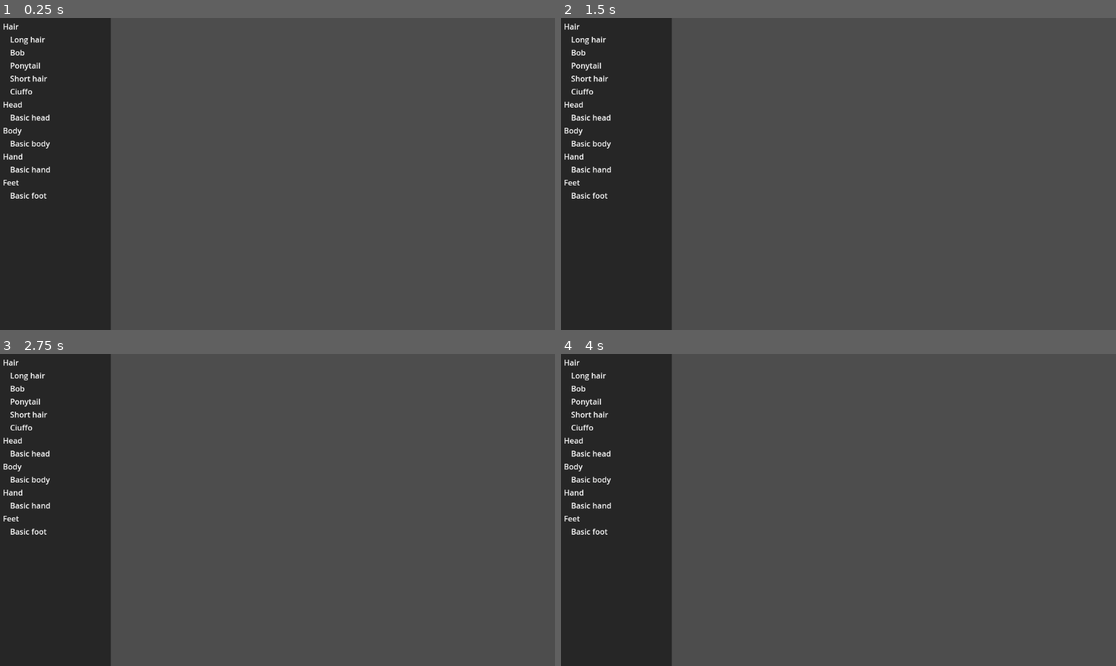
Above: before the commit, frames 1-4 (two rows, left to right).
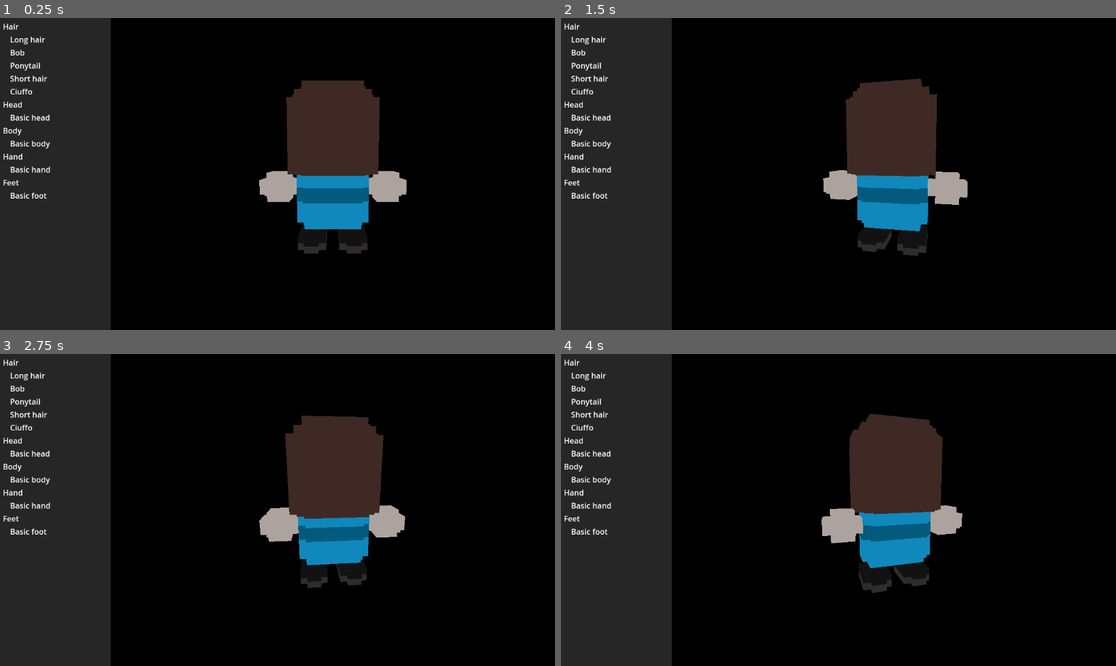
Above: after the commit, the same moments.

Repository: Soarex/Maras-adventure-online
Game: Godot game, scene res://scenes/character_customization.tscn
The game is run twice, just before and just after one commit, with the same random seed, the same clock (stepped at 60 frames per second) and the same inputs. This scene is started directly instead of the project's main scene.
Inputs (mouse positions are in pixels of both pictures, inside the frame that each line leads up to):
- Up to frame 1 (0.25 s): no input
- Up to frame 2 (1.5 s): tap Enter at 0.5 s; move the mouse to (960, 158) at 0.52 s; hold D (move_right) 0.53-1.28 s; click (960, 158) at 0.6 s; tap Space (jump) at 0.77, 1.25 s; move the mouse to (727, 189) at 1.27 s; hold S (move_back) from 1.28 s (still down); tap Shift (sprint) at 1.35 s; click (727, 189) at 1.42 s
- Up to frame 3 (2.75 s): tap Space (jump) at 1.52 s; tap Enter at 2 s; move the mouse to (333, 441) at 2.02 s; release S (move_back) at 2.03 s; hold D (move_right) from 2.03 s (still down); click (333, 441) at 2.1 s
- Up to frame 4 (4 s): tap Space (jump) at 2.75, 3.02, 3.77 s; move the mouse to (810, 572) at 2.77 s; release D (move_right) at 2.78 s; hold W (move_forward) 2.78-3.53 s; tap Shift (sprint) at 2.85 s; click (810, 572) at 2.92 s; tap Enter at 3.5 s; move the mouse to (1005, 556) at 3.52 s; hold A (move_left) from 3.53 s (still down); click (1005, 556) at 3.6 s

The runs differ from the first frame. In frame 1, 80% of the frame differs, in the area x 19-100%, y 0-100%; in frame 2, 80%; in frame 3, 80%; in frame 4, 80%.

Commit message:
Added character viewport to customization screen

Diff:
--- a/scenes/character_customization.tscn
+++ b/scenes/character_customization.tscn
@@ -1,11 +1,30 @@
-[gd_scene load_steps=5 format=3 uid="uid://bhrd8kktpsqaw"]
+[gd_scene load_steps=19 format=3 uid="uid://bhrd8kktpsqaw"]
 
 [ext_resource type="Theme" uid="uid://bbi2cgvrophxf" path="res://resources/ui_theme.tres" id="1_cp2k5"]
-[ext_resource type="Script" path="res://scenes/character_customization_screen.gd" id="1_mcbaj"]
+[ext_resource type="Script" path="res://scripts/character_part_selector.gd" id="1_fy0e6"]
 [ext_resource type="Resource" uid="uid://b405ue2ah7hku" path="res://resources/character_customization/character_customization_data.tres" id="2_uv4pq"]
+[ext_resource type="PackedScene" uid="uid://cwtg7ry4qh2gk" path="res://models/character/skeleton.glb" id="4_4i7e5"]
+[ext_resource type="PackedScene" uid="uid://b2b2ujij0gqg4" path="res://models/character/hair_01.gltf" id="5_g7glv"]
+[ext_resource type="PackedScene" uid="uid://cbtggxabm1us8" path="res://models/character/hair_02.gltf" id="6_klt6m"]
+[ext_resource type="PackedScene" uid="uid://313jdsluauoo" path="res://models/character/hair_03.gltf" id="7_7ncxs"]
+[ext_resource type="PackedScene" uid="uid://c6d3xslhdase1" path="res://models/character/hair_04.gltf" id="8_nrabm"]
+[ext_resource type="PackedScene" uid="uid://dantplraqhl2c" path="res://models/character/hair_05.gltf" id="9_gn8tm"]
+[ext_resource type="PackedScene" uid="uid://c1uojvj4o87ml" path="res://models/character/head_01.gltf" id="10_gnal5"]
+[ext_resource type="PackedScene" uid="uid://c6557u3g3tni4" path="res://models/character/body_01.gltf" id="11_edev0"]
+[ext_resource type="PackedScene" uid="uid://dppq0g48atmab" path="res://models/character/hand_01.gltf" id="12_aa2xq"]
+[ext_resource type="PackedScene" uid="uid://71x5wlvqo68y" path="res://models/character/foot_01.gltf" id="13_0tm3m"]
+[ext_resource type="Material" uid="uid://b7w8010tceypg" path="res://resources/run-particles.tres" id="14_x0gpm"]
+[ext_resource type="Script" path="res://scripts/player/spring_arm.gd" id="15_feeqk"]
 
 [sub_resource type="StyleBoxFlat" id="StyleBoxFlat_2tk58"]
 bg_color = Color(0, 0, 0, 0.498039)
+
+[sub_resource type="SphereMesh" id="SphereMesh_eovla"]
+
+[sub_resource type="Environment" id="Environment_gchmh"]
+background_mode = 1
+ambient_light_source = 2
+ambient_light_color = Color(0.74902, 0.74902, 0.74902, 1)
 
 [node name="Control" type="Control"]
 layout_mode = 3
@@ -16,8 +35,8 @@
 grow_vertical = 2
 size_flags_horizontal = 3
 size_flags_vertical = 3
-script = ExtResource("1_mcbaj")
-character_customization_data = ExtResource("2_uv4pq")
+metadata/_edit_vertical_guides_ = []
+metadata/_edit_horizontal_guides_ = []
 
 [node name="HSplitContainer" type="HSplitContainer" parent="."]
 layout_mode = 1
@@ -46,6 +65,8 @@
 [node name="PartOptions" type="VBoxContainer" parent="HSplitContainer/LeftPanel/MarginContainer"]
 layout_mode = 2
 theme = ExtResource("1_cp2k5")
+script = ExtResource("1_fy0e6")
+character_customization_data = ExtResource("2_uv4pq")
 
 [node name="HairTitle" type="RichTextLabel" parent="HSplitContainer/LeftPanel/MarginContainer/PartOptions"]
 layout_mode = 2
@@ -108,5 +129,124 @@
 [node name="FeetOptions" type="VBoxContainer" parent="HSplitContainer/LeftPanel/MarginContainer/PartOptions/FeetOptionMargin"]
 layout_mode = 2
 
-[node name="CharacterViewport" type="TextureRect" parent="HSplitContainer"]
-layout_mode = 2
+[node name="SubViewportContainer" type="SubViewportContainer" parent="HSplitContainer"]
+layout_mode = 2
+
+[node name="SubViewport" type="SubViewport" parent="HSplitContainer/SubViewportContainer"]
+handle_input_locally = false
+size = Vector2i(922, 648)
+render_target_update_mode = 4
+
+[node name="Player" type="CharacterBody3D" parent="HSplitContainer/SubViewportContainer/SubViewport"]
+
+[node name="Character" parent="HSplitContainer/SubViewportContainer/SubViewport/Player" instance=ExtResource("4_4i7e5")]
+
+[node name="Armature" parent="HSplitContainer/SubViewportContainer/SubViewport/Player/Character" index="0"]
+transform = Transform3D(-1, 0, -8.74228e-08, 0, 1, 0, 8.74228e-08, 0, -1, 0, 0, 0)
+
+[node name="Hair" type="BoneAttachment3D" parent="HSplitContainer/SubViewportContainer/SubViewport/Player/Character/Armature/Skeleton3D" index="0"]
+transform = Transform3D(1, -2.21545e-10, 0, 2.21545e-10, 1, -3.6053e-14, 0, 1.20661e-16, 1, -0.00237339, 1.05901, 1.04595e-07)
+bone_name = "Head"
+bone_idx = 4
+
+[node name="Transform" type="Node3D" parent="HSplitContainer/SubViewportContainer/SubViewport/Player/Character/Armature/Skeleton3D/Hair"]
+transform = Transform3D(1, 0, 0, 0, 1, 0, 0, 0, 1, 0.000509031, 0.529077, -0.000797987)
+
+[node name="hair_01" parent="HSplitContainer/SubViewportContainer/SubViewport/Player/Character/Armature/Skeleton3D/Hair/Transform" instance=ExtResource("5_g7glv")]
+
+[node name="hair_02" parent="HSplitContainer/SubViewportContainer/SubViewport/Player/Character/Armature/Skeleton3D/Hair/Transform" instance=ExtResource("6_klt6m")]
+transform = Transform3D(1, -1.22418e-23, 0, -3.15355e-21, 1, 0, 0, 0, 1, -0.000509031, -0.00123107, 0.000797987)
+visible = false
+
+[node name="hair_03" parent="HSplitContainer/SubViewportContainer/SubViewport/Player/Character/Armature/Skeleton3D/Hair/Transform" instance=ExtResource("7_7ncxs")]
+transform = Transform3D(1, -1.22418e-23, 0, -3.15355e-21, 1, 0, 0, 0, 1, -0.000509031, -0.00123107, 0.000797987)
+visible = false
+
+[node name="hair_04" parent="HSplitContainer/SubViewportContainer/SubViewport/Player/Character/Armature/Skeleton3D/Hair/Transform" instance=ExtResource("8_nrabm")]
+transform = Transform3D(1, -1.22418e-23, 0, -3.15355e-21, 1, 0, 0, 0, 1, -0.000509031, -0.00123107, 0.000797987)
+visible = false
+
+[node name="hair_05" parent="HSplitContainer/SubViewportContainer/SubViewport/Player/Character/Armature/Skeleton3D/Hair/Transform" instance=ExtResource("9_gn8tm")]
+transform = Transform3D(1, -1.22418e-23, 0, -3.15355e-21, 1, 0, 0, 0, 1, -0.000509031, -0.00123107, 0.000797987)
+visible = false
+
+[node name="Head" type="BoneAttachment3D" parent="HSplitContainer/SubViewportContainer/SubViewport/Player/Character/Armature/Skeleton3D" index="1"]
+transform = Transform3D(1, -2.21545e-10, 0, 2.21545e-10, 1, -3.6053e-14, 0, 1.20661e-16, 1, -0.00237339, 1.05901, 1.04595e-07)
+bone_name = "Head"
+bone_idx = 4
+
+[node name="Transform" type="Node3D" parent="HSplitContainer/SubViewportContainer/SubViewport/Player/Character/Armature/Skeleton3D/Head"]
+transform = Transform3D(1, 0, 0, 0, 1, 0, 0, 0, 1, 2.32831e-10, 0.527846, 0)
+
+[node name="head_01" parent="HSplitContainer/SubViewportContainer/SubViewport/Player/Character/Armature/Skeleton3D/Head/Transform" instance=ExtResource("10_gnal5")]
+
+[node name="Body" type="BoneAttachment3D" parent="HSplitContainer/SubViewportContainer/SubViewport/Player/Character/Armature/Skeleton3D" index="2"]
+transform = Transform3D(1, 2.84544e-10, 2.38419e-07, -2.84544e-10, 1, -3.60002e-14, -2.38419e-07, 0, 1, 0, 0.271337, 0)
+bone_name = "Body"
+bone_idx = 1
+
+[node name="Transform" type="Node3D" parent="HSplitContainer/SubViewportContainer/SubViewport/Player/Character/Armature/Skeleton3D/Body"]
+transform = Transform3D(1, 4.86974e-34, 0, -8.56694e-21, 1, 0, 0, -2.04252e-27, 1, -6.93889e-18, 1.329, -9.92617e-24)
+
+[node name="body_01" parent="HSplitContainer/SubViewportContainer/SubViewport/Player/Character/Armature/Skeleton3D/Body/Transform" instance=ExtResource("11_edev0")]
+
+[node name="LeftHand" type="BoneAttachment3D" parent="HSplitContainer/SubViewportContainer/SubViewport/Player/Character/Armature/Skeleton3D" index="3"]
+transform = Transform3D(1, 2.38419e-07, -1.50996e-07, -1.50996e-07, -3.60002e-14, -1, -2.38419e-07, 1, 3.59324e-14, 0.534013, 0.649523, -0.101297)
+bone_name = "Hand.L"
+bone_idx = 2
+
+[node name="Transform" type="Node3D" parent="HSplitContainer/SubViewportContainer/SubViewport/Player/Character/Armature/Skeleton3D/LeftHand"]
+transform = Transform3D(1, -2.8431e-15, 0, 0, 1.19249e-08, 1, -8.07793e-28, -1, 1.19249e-08, 0.964617, 0.0528166, -0.957391)
+
+[node name="hand_01" parent="HSplitContainer/SubViewportContainer/SubViewport/Player/Character/Armature/Skeleton3D/LeftHand/Transform" instance=ExtResource("12_aa2xq")]
+
+[node name="RightHand" type="BoneAttachment3D" parent="HSplitContainer/SubViewportContainer/SubViewport/Player/Character/Armature/Skeleton3D" index="4"]
+transform = Transform3D(1, 2.38419e-07, -1.50996e-07, -1.50996e-07, -3.60002e-14, -1, -2.38419e-07, 1, 3.59324e-14, -0.553, 0.649523, -0.101297)
+bone_name = "Hand.R"
+bone_idx = 3
+
+[node name="Transform" type="Node3D" parent="HSplitContainer/SubViewportContainer/SubViewport/Player/Character/Armature/Skeleton3D/RightHand"]
+transform = Transform3D(1, -2.8431e-15, 0, 0, 1.19249e-08, 1, -8.07793e-28, -1, 1.19249e-08, 0.551673, 0.0528166, -0.957391)
+
+[node name="hand_01" parent="HSplitContainer/SubViewportContainer/SubViewport/Player/Character/Armature/Skeleton3D/RightHand/Transform" instance=ExtResource("12_aa2xq")]
+
+[node name="LeftFoot" type="BoneAttachment3D" parent="HSplitContainer/SubViewportContainer/SubViewport/Player/Character/Armature/Skeleton3D" index="5"]
+transform = Transform3D(1, 0, -1.50996e-07, -1.50996e-07, 0, -1, 0, 1, 0, 0.289554, 0.108391, -0.0850061)
+bone_name = "Foot.L"
+bone_idx = 6
+
+[node name="Transform" type="Node3D" parent="HSplitContainer/SubViewportContainer/SubViewport/Player/Character/Armature/Skeleton3D/LeftFoot"]
+transform = Transform3D(1, 0, 0, 0, -4.37114e-08, 1, 0, -1, -4.37114e-08, 0.408894, 0.178666, -1.48968)
+
+[node name="foot_01" parent="HSplitContainer/SubViewportContainer/SubViewport/Player/Character/Armature/Skeleton3D/LeftFoot/Transform" instance=ExtResource("13_0tm3m")]
+
+[node name="RightFoot" type="BoneAttachment3D" parent="HSplitContainer/SubViewportContainer/SubViewport/Player/Character/Armature/Skeleton3D" index="6"]
+transform = Transform3D(1, 0, -1.50996e-07, -1.50996e-07, 0, -1, 0, 1, 0, -0.299047, 0.108391, -0.0850061)
+bone_name = "Foot.R"
+bone_idx = 5
+
+[node name="Transform" type="Node3D" parent="HSplitContainer/SubViewportContainer/SubViewport/Player/Character/Armature/Skeleton3D/RightFoot"]
+transform = Transform3D(1, 0, 0, 0, -4.37114e-08, 1, 0, -1, -4.37114e-08, 0.407477, 0.178666, -1.49251)
+
+[node name="foot_01" parent="HSplitContainer/SubViewportContainer/SubViewport/Player/Character/Armature/Skeleton3D/RightFoot/Transform" instance=ExtResource("13_0tm3m")]
+
+[node name="ParticleSystem" type="GPUParticles3D" parent="HSplitContainer/SubViewportContainer/SubViewport/Player/Character"]
+transform = Transform3D(1, 0, 0, 0, 0.86864, 0.495443, 0, -0.495443, 0.86864, 0, 0.116937, 0.310255)
+emitting = false
+amount = 30
+process_material = ExtResource("14_x0gpm")
+draw_pass_1 = SubResource("SphereMesh_eovla")
+
+[node name="CameraArm" type="SpringArm3D" parent="HSplitContainer/SubViewportContainer/SubViewport/Player"]
+transform = Transform3D(1, 0, 0, 0, 1, 0, 0, 0, 1, 0, 1.06805, 0)
+collision_mask = 0
+spring_length = 3.0
+margin = 0.1
+script = ExtResource("15_feeqk")
+
+[node name="Camera" type="Camera3D" parent="HSplitContainer/SubViewportContainer/SubViewport/Player/CameraArm"]
+
+[node name="WorldEnvironment" type="WorldEnvironment" parent="HSplitContainer/SubViewportContainer/SubViewport"]
+environment = SubResource("Environment_gchmh")
+
+[editable path="HSplitContainer/SubViewportContainer/SubViewport/Player/Character"]
--- a/scenes/character_customization_screen.gd
+++ /dev/null
@@ -1,46 +0,0 @@
-extends Control
-
-@export var character_customization_data: CharacterCustomizationData
-
-@onready var hair_options_container: VBoxContainer = $HSplitContainer/LeftPanel/MarginContainer/PartOptions/HairOptionMargin/HairOptions
-@onready var head_options_container: VBoxContainer = $HSplitContainer/LeftPanel/MarginContainer/PartOptions/HeadOptionMargin/HeadOptions
-@onready var body_options_container: VBoxContainer = $HSplitContainer/LeftPanel/MarginContainer/PartOptions/BodyOptionMargin/BodyOptions
-@onready var hand_options_container: VBoxContainer = $HSplitContainer/LeftPanel/MarginContainer/PartOptions/HandOptionMargin/HandOptions
-@onready var foot_options_container: VBoxContainer = $HSplitContainer/LeftPanel/MarginContainer/PartOptions/FeetOptionMargin/FeetOptions
-
-
-func _ready():
-	for hair in character_customization_data.hairs:
-		var entry := Label.new()
-		entry.text = hair.name
-		#entry.data = null
-
-		hair_options_container.add_child(entry)
-
-	for head in character_customization_data.heads:
-		var entry := Label.new()
-		entry.text = head.name
-		#entry.data = null
-
-		head_options_container.add_child(entry)
-
-	for body in character_customization_data.bodies:
-		var entry := Label.new()
-		entry.text = body.name
-		#entry.data = null
-
-		body_options_container.add_child(entry)
-
-	for hand in character_customization_data.hands:
-		var entry := Label.new()
-		entry.text = hand.name
-		#entry.data = null
-
-		hand_options_container.add_child(entry)
-
-	for foot in character_customization_data.feet:
-		var entry := Label.new()
-		entry.text = foot.name
-		#entry.data = "Test"
-
-		foot_options_container.add_child(entry)
--- /dev/null
+++ b/scripts/character_part_selector.gd
@@ -0,0 +1,71 @@
+class_name CharacterPartSelector
+extends VBoxContainer
+
+@export var character_customization_data: CharacterCustomizationData
+
+@onready var hair_options_container: VBoxContainer = $HairOptionMargin/HairOptions
+@onready var head_options_container: VBoxContainer = $HeadOptionMargin/HeadOptions
+@onready var body_options_container: VBoxContainer = $BodyOptionMargin/BodyOptions
+@onready var hand_options_container: VBoxContainer = $HandOptionMargin/HandOptions
+@onready var foot_options_container: VBoxContainer = $FeetOptionMargin/FeetOptions
+
+
+func _ready():
+	for hair in character_customization_data.hairs:
+		var entry := Label.new()
+		entry.text = hair.name
+
+		entry.mouse_filter = Control.MOUSE_FILTER_PASS
+		entry.gui_input.connect(func(event):
+			if(event is InputEventMouseButton && event.pressed && event.button_index == 1):
+				on_part_selected(hair))
+
+		hair_options_container.add_child(entry)
+
+	for head in character_customization_data.heads:
+		var entry := Label.new()
+		entry.text = head.name
+
+		entry.mouse_filter = Control.MOUSE_FILTER_PASS
+		entry.gui_input.connect(func(event):
+			if(event is InputEventMouseButton && event.pressed && event.button_index == 1):
+				on_part_selected(head))
+
+		head_options_container.add_child(entry)
+
+	for body in character_customization_data.bodies:
+		var entry := Label.new()
+		entry.text = body.name
+
+		entry.mouse_filter = Control.MOUSE_FILTER_PASS
+		entry.gui_input.connect(func(event):
+			if(event is InputEventMouseButton && event.pressed && event.button_index == 1):
+				on_part_selected(body))
+
+		body_options_container.add_child(entry)
+
+	for hand in character_customization_data.hands:
+		var entry := Label.new()
+		entry.text = hand.name
+
+		entry.mouse_filter = Control.MOUSE_FILTER_PASS
+		entry.gui_input.connect(func(event):
+			if(event is InputEventMouseButton && event.pressed && event.button_index == 1):
+				on_part_selected(hand))
+
+		hand_options_container.add_child(entry)
+
+	for foot in character_customization_data.feet:
+		var entry := Label.new()
+		entry.text = foot.name
+
+		entry.mouse_filter = Control.MOUSE_FILTER_PASS
+		entry.gui_input.connect(func(event):
+			if(event is InputEventMouseButton && event.pressed && event.button_index == 1):
+				on_part_selected(foot))
+
+		foot_options_container.add_child(entry)
+
+
+func on_part_selected(part: CharacterPart) -> void:
+	print(part.name)
